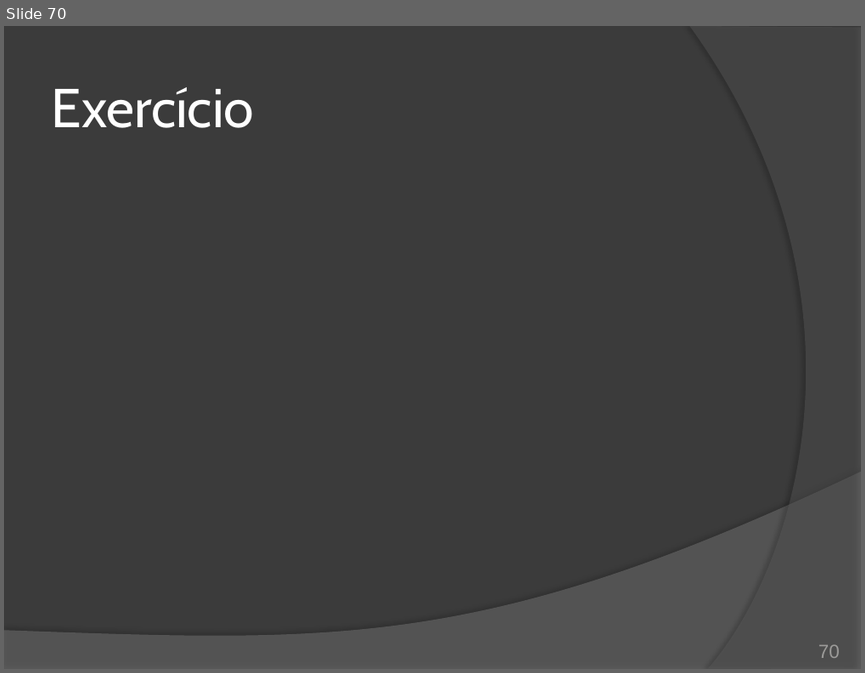
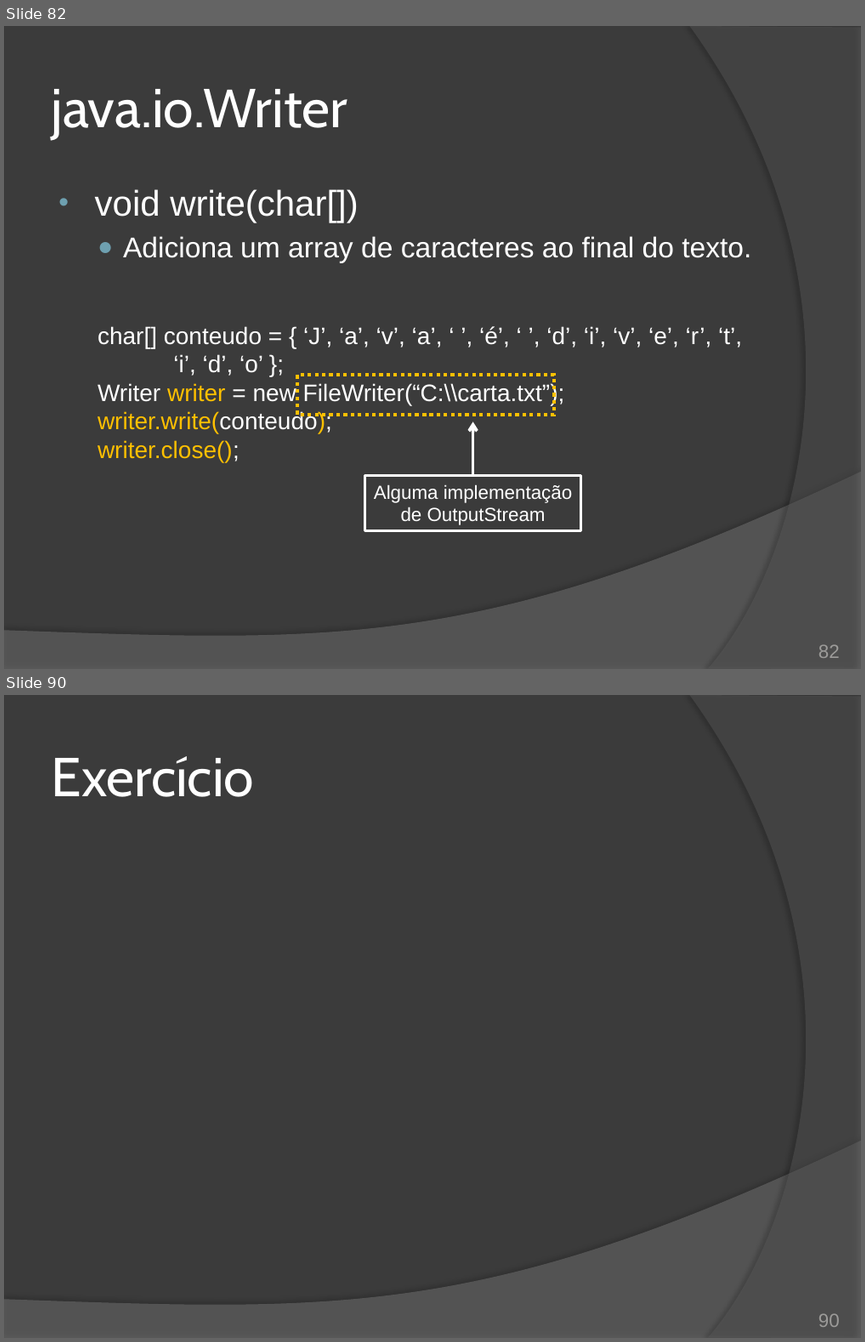
Before and after one commit to duchesqui/slzvieira-training, a slide deck: 2-Java-Programmer-Modulo-II/16.Capitulo10.pptx. Shown one above the other, each under a label of ours: slide 70 before the commit, slides 82 and 90 after it; the slides between them are not shown. The pictures are 865x673 and 865x1342 pixels, drawn with LibreOffice and Linux fonts; fonts in the diff are those of the drawing. Boxes give left, top, right and bottom in pixels: in the first picture for what was removed or moved away, otherwise in the second. Text is boxed around its words. In the diff, an @@ line names an element or a change of style, - is before the commit and + after.

Commit message:
Fechamento do caítulo 10: Java IO. Agora só falta o último exercício.

```diff
--- a/2-Java-Programmer-Modulo-II/16.Capitulo10.pptx
+++ b/2-Java-Programmer-Modulo-II/16.Capitulo10.pptx
@@ slide 82 added at [4,26,861,669], background #3B3B3B; not listed: 2 template elements that a slide beside it also shows @@
@@ title added at [51,89,347,139], 46 pt, text #FFFFFF @@
+java.io.Writer
@@ text added at [95,189,751,462], 20 pt, text #FFFFFF @@
+• void write(char[])
+  ● Adiciona um array de caracteres ao final do texto.
+  char[] conteudo = { ‘J’, ‘a’, ‘v’, ‘a’, ‘ ’, ‘é’, ‘ ’, ‘d’, ‘i’, ‘v’, ‘e’, ‘r’, ‘t’, ‘i’, ‘d’, ‘o’ };
+  Writer writer = new FileWriter(“C:\\carta.txt”);
+  writer.write(conteudo);
+  writer.close();
@@ rectangle added at [298,374,554,414], outline #FFC000 3 pt dashed @@
@@ arrow added from (472, 476) to (472, 422), #FFFFFF 2.5 pt @@
@@ rectangle added at [364,476,580,531], outline #FFFFFF 2.25 pt, 16 pt, text #FFFFFF @@
+Alguma implementação de OutputStream
@@ page number added at [818,644,840,658], 16 pt, text #9D9B9A @@
+82
@@ what was slide 70 is now slide 90 @@
@@ page number at [818,1313,840,1327]: text changed @@
-70
+90
```
Also in this commit, not shown: 6 slides changed, 23 other slides added, 4 slides removed, 5 other files.
